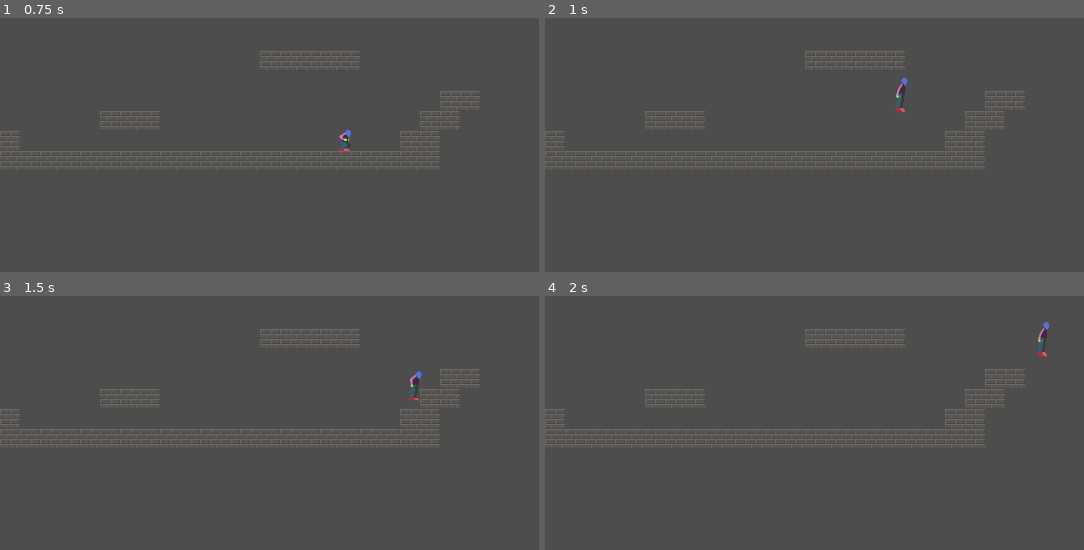
Above: before the commit, frames 1-4 (two rows, left to right).
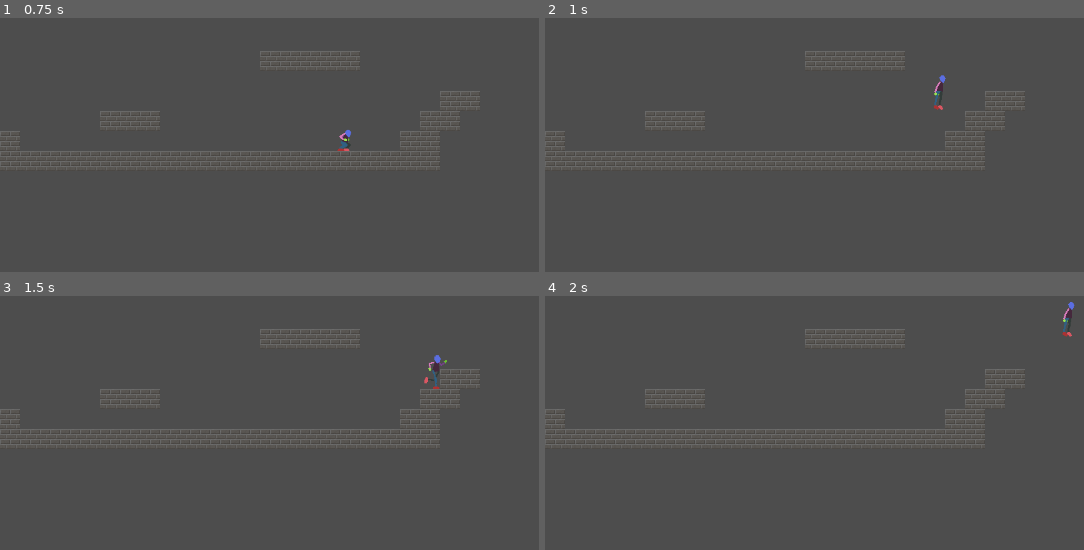
Above: after the commit, the same moments.

Repository: bhansconnect/head-smash
Game: Godot game, scene res://main.tscn
Same seed, same stepped clock (60 frames per second), same inputs: the game is played once before the commit and once after it.
Inputs:
- Up to frame 1 (0.75 s): tap Enter at 0.5 s; hold D (right) from 0.53 s (still down); hold S (crouch) from 0.53 s (still down)
- Up to frame 2 (1 s): keep holding D (right); keep holding S (crouch); tap Space (jump) at 0.77, 0.8 s
- Up to frame 3 (1.5 s): keep holding D (right); tap Space (jump) at 1.07, 1.35 s; release S (crouch) at 1.28 s
- Up to frame 4 (2 s): keep holding D (right); tap Space (jump) at 1.52, 1.82 s; tap S (crouch) at 1.55 s

Frame 1 is identical in both runs. In frame 2, 0.3% of the frame differs, in the area x 64-75%, y 22-38%; in frame 3, 0.3%; in frame 4, 0.3%, in the area x 91-99%, y 2-25%.

Commit message:
cleanup player controller

Diff:
--- a/main.tscn
+++ b/main.tscn
@@ -10,3 +10,5 @@
 
 [node name="Player" parent="." instance=ExtResource("2_r8p2t")]
 position = Vector2(537, 365)
+ACCELERATION = 75.0
+FRICTION = 75.0
--- a/player.gd
+++ b/player.gd
@@ -2,48 +2,110 @@
 
 @onready var _animation_player = $AnimationPlayer
 @onready var _sprite2d = $Sprite2D
+@onready var _front_ray_cast2d = $FrontRayCast2D
+@onready var _back_ray_cast2d = $BackRayCast2D
 
-@export var WALK_SPEED = 150.0
-@export var RUN_SPEED = 400.0
+@export var CROUCH_SPEED = 75.0
+@export var WALK_SPEED = 400.0
+@export var ACCELERATION = 100.0
+@export var FRICTION = 200.0
 @export var JUMP_VELOCITY = -400.0
 
+enum State {WALK, CROUCH, JUMP, FALL}
+
+var state = State.WALK
+
 # Get the gravity from the project settings to be synced with RigidBody nodes.
-var gravity = ProjectSettings.get_setting("physics/2d/default_gravity")
+var GRAVITY = ProjectSettings.get_setting("physics/2d/default_gravity")
 
 func _ready():
 	pass
 
 func _physics_process(delta):
-	# Add the gravity.
-	if not is_on_floor():
-		velocity.y += gravity * delta
+	var last_state = state
+	state = next_state(state)
 
-	var crouching = Input.is_action_pressed("crouch")
-	var jump_animation = "crouch-jump" if crouching else "jump"
-	var move_animation = "crouch-walk" if crouching else "run"
-	var idle_animation = "crouch-idle" if crouching else "idle"
-	var speed = WALK_SPEED if crouching else RUN_SPEED
+	match (state):
+		State.WALK:
+			apply_gravity(delta)
+			apply_x_movement(WALK_SPEED)
+			if velocity.x != 0:
+				_animation_player.play("run")
+			else:
+				_animation_player.play("idle")
+		State.CROUCH:
+			apply_gravity(delta)
+			apply_x_movement(CROUCH_SPEED)
+			if velocity.x != 0:
+				_animation_player.play("crouch-walk")
+			else:
+				_animation_player.play("crouch-idle")
+		State.JUMP:
+			apply_gravity(delta)
+			apply_x_movement(WALK_SPEED)
+			if last_state != State.JUMP:
+				var jump_animation = "crouch-jump" if last_state == State.CROUCH else "jump"
+				velocity.y = JUMP_VELOCITY
+				_animation_player.play(jump_animation)
+				_animation_player.seek(0.5, true)
+		State.FALL:
+			apply_gravity(delta)
+			apply_x_movement(WALK_SPEED)
+			pass
 
+	move_and_slide()
+	handle_sprite_flip()
+
+func next_state(current_state):
+	var is_on_floor = is_on_floor()
+	var crouch = Input.is_action_pressed("crouch")
+	# TODO: Add coyote timing and pre jump
+	var jump = Input.is_action_just_pressed("jump")
+	match current_state:
+		State.JUMP:
+			if velocity.y >= 0:
+				return State.FALL
+			return State.JUMP
+		State.WALK:
+			if !is_on_floor:
+				return State.FALL
+			if jump:
+				return State.JUMP
+			if crouch:
+				return State.CROUCH
+			return State.WALK
+		State.CROUCH:
+			if _front_ray_cast2d.is_colliding() or _back_ray_cast2d.is_colliding():
+				# Something is blocking uncrouching. Must stay crouched.
+				return State.CROUCH
+			if !is_on_floor:
+				return State.FALL
+			if jump:
+				return State.JUMP
+			if !crouch:
+				return State.WALK
+			return State.CROUCH
+		State.FALL:
+			if is_on_floor:
+				if crouch:
+					return State.CROUCH
+				else:
+					return State.WALK
+			return State.FALL
+
+func apply_x_movement(speed):
 	var direction = Input.get_axis("left", "right")
 	if direction:
-		velocity.x = direction * speed
+		velocity.x = move_toward(velocity.x, direction * speed, ACCELERATION)
 	else:
-		velocity.x = move_toward(velocity.x, 0, speed)
+		velocity.x = move_toward(velocity.x, 0, FRICTION)
 
-	move_and_slide()
+func apply_gravity(delta):
+	if not is_on_floor():
+		velocity.y += GRAVITY * delta
 
-
+func handle_sprite_flip():
 	if velocity.x < 0:
 		_sprite2d.scale.x = -1
 	elif velocity.x > 0:
 		_sprite2d.scale.x = 1
-
-	if is_on_floor():
-		if Input.is_action_pressed("jump"):
-			velocity.y = JUMP_VELOCITY
-			_animation_player.play(jump_animation)
-			_animation_player.seek(0.5, true)
-		elif velocity.x != 0:
-			_animation_player.play(move_animation)
-		else:
-			_animation_player.play(idle_animation)
--- a/player.tscn
+++ b/player.tscn
@@ -147,7 +147,6 @@
 
 [sub_resource type="Animation" id="Animation_rmpyh"]
 length = 0.8
-loop_mode = 1
 tracks/0/type = "value"
 tracks/0/imported = false
 tracks/0/enabled = true
@@ -620,7 +619,6 @@
 
 [node name="Player" type="CharacterBody2D"]
 script = ExtResource("1_avvhg")
-WALK_SPEED = 75.0
 metadata/_edit_group_ = true
 
 [node name="Sprite2D" type="Sprite2D" parent="."]
@@ -648,3 +646,11 @@
 libraries = {
 "": SubResource("AnimationLibrary_1kvbk")
 }
+
+[node name="FrontRayCast2D" type="RayCast2D" parent="."]
+position = Vector2(7, 5)
+target_position = Vector2(2.08165e-12, -27)
+
+[node name="BackRayCast2D" type="RayCast2D" parent="."]
+position = Vector2(-7, 5)
+target_position = Vector2(2.08165e-12, -27)
